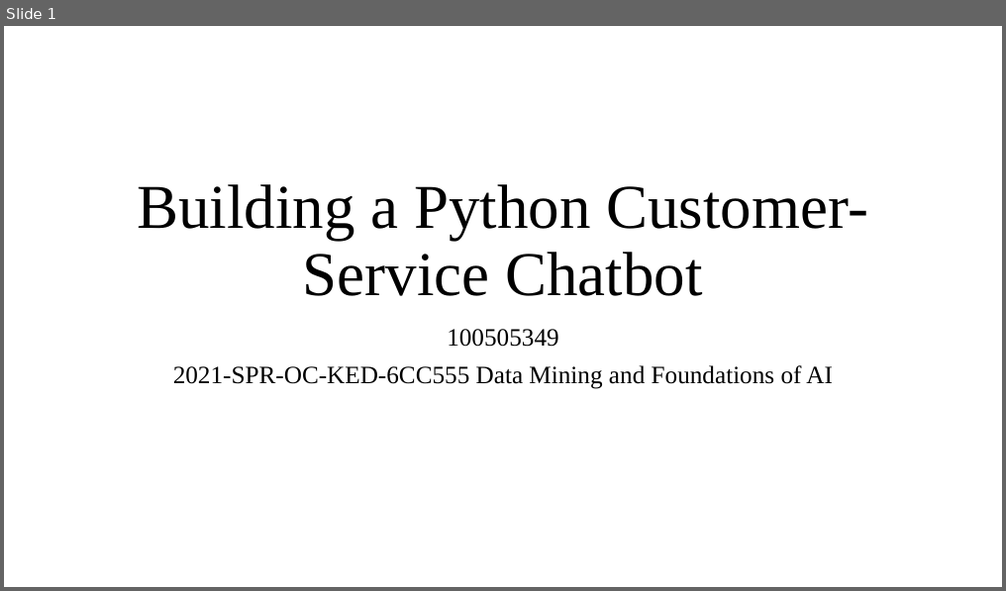
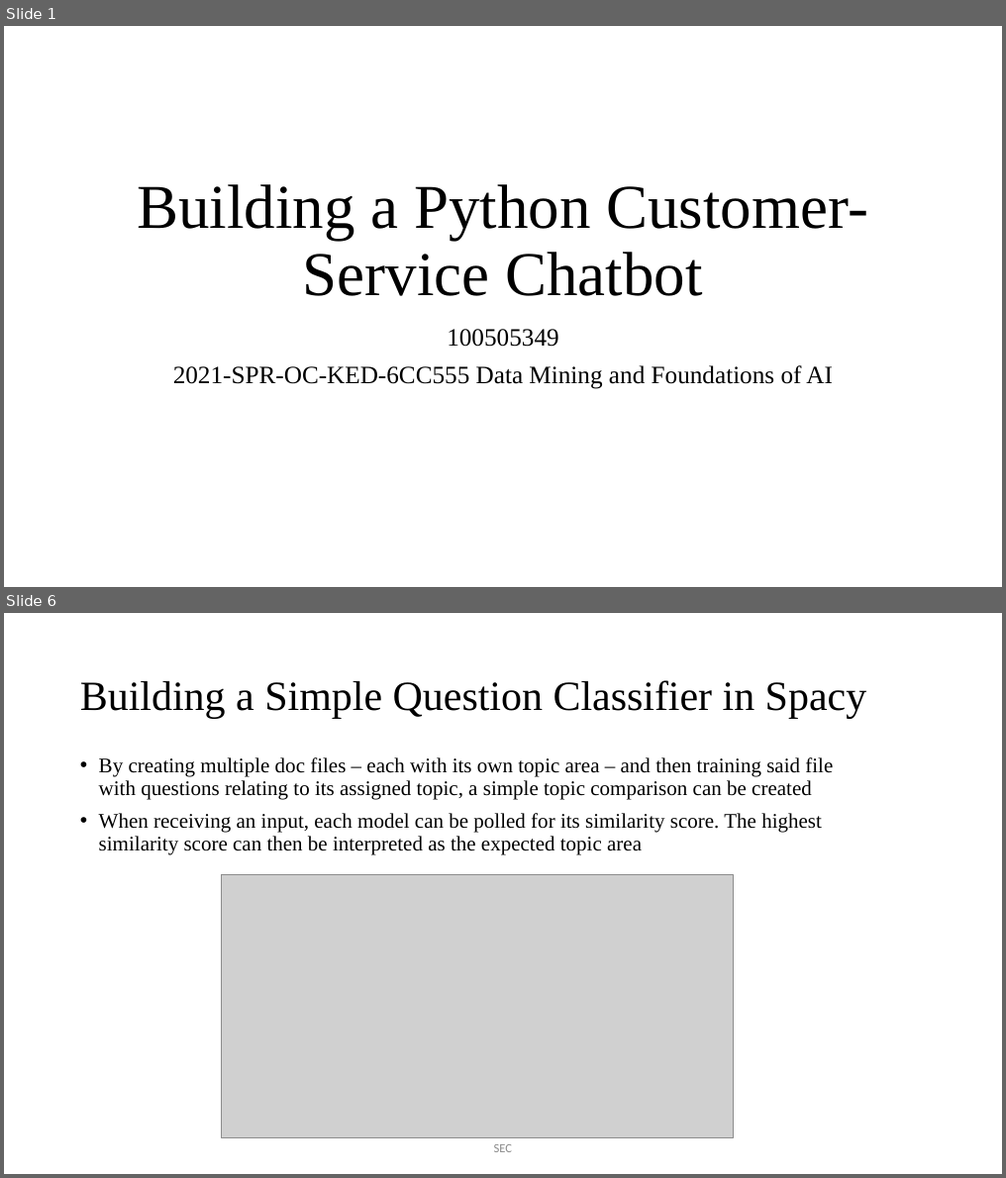
Before and after one commit to JaVonox/AIChatbot, a slide deck: Documentation/100505349.pptx. Shown one above the other, each under a label of ours: slide 1 before the commit, slides 1 and 6 after it; the slides between them are not shown. The pictures are 1006x591 and 1006x1178 pixels, drawn with LibreOffice and Linux fonts; fonts in the diff are those of the drawing; grey boxes stand for pictures. Boxes give left, top, right and bottom in pixels: in the first picture for what was removed or moved away, otherwise in the second. Text is boxed around its words. In the diff, an @@ line names an element or a change of style, - is before the commit and + after.

Commit message:
Added segment on spacy

```diff
--- a/Documentation/100505349.pptx
+++ b/Documentation/100505349.pptx
@@ slide 6 added at (4, 613, 1002, 1174), background #FFFFFF @@
@@ title added at (80, 680, 867, 718), 40 pt, text #000000 @@
+Building a Simple Question Classifier in Spacy
@@ text added at (99, 758, 833, 856), 20 pt, text #000000 @@
+• By creating multiple doc files – each with its own topic area – and then training said file with questions relating to its assigned topic, a simple topic comparison can be created
+• When receiving an input, each model can be polled for its similarity score. The highest similarity score can then be interpreted as the expected topic area
@@ picture added at (222, 874, 734, 1138) @@
@@ text added at (494, 1145, 512, 1153), 12 pt, text #8C8C8C @@
+SEC
```
Also in this commit, not shown: 1 slide changed, 6 other slides added, 5 slides removed, 1 other file.
